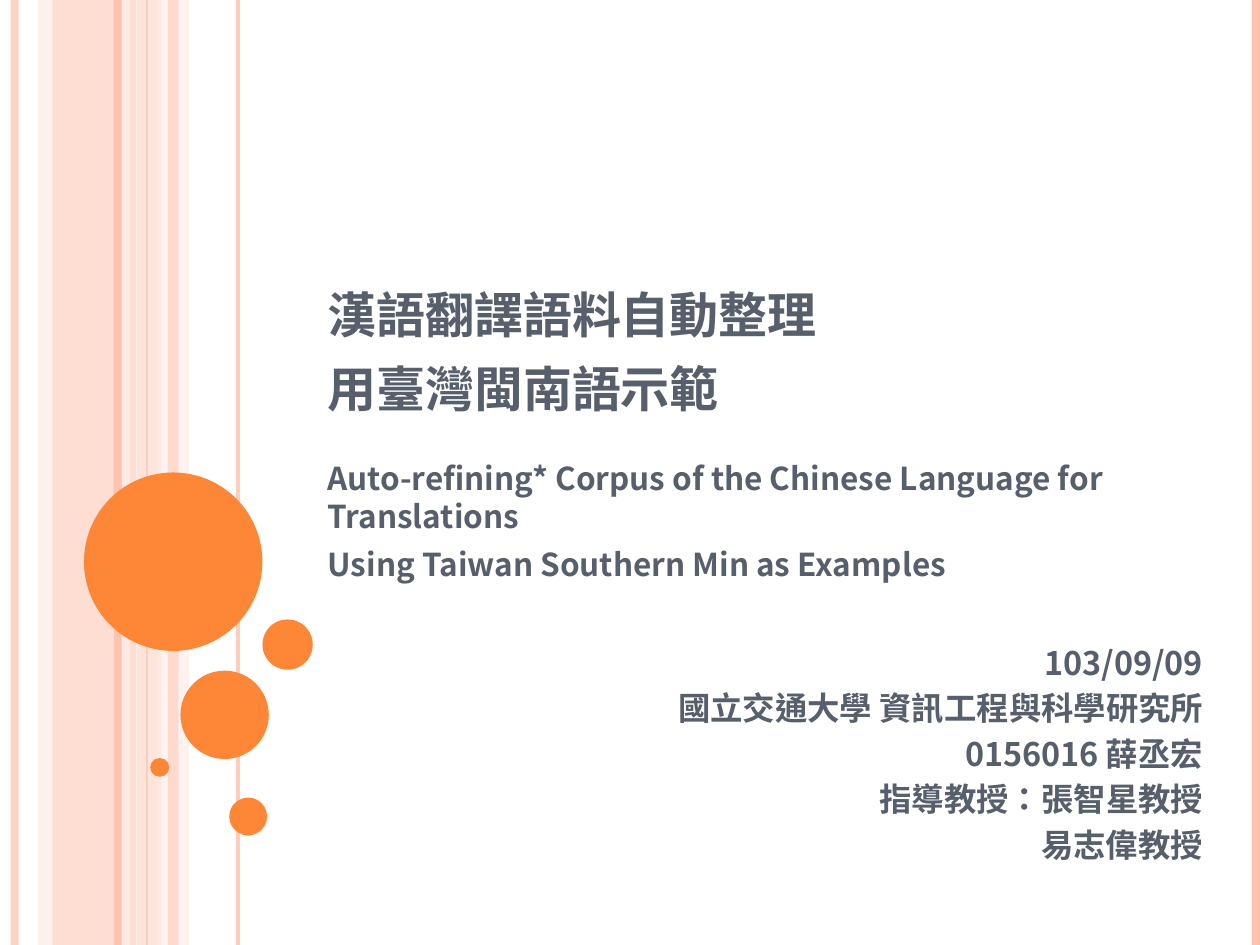
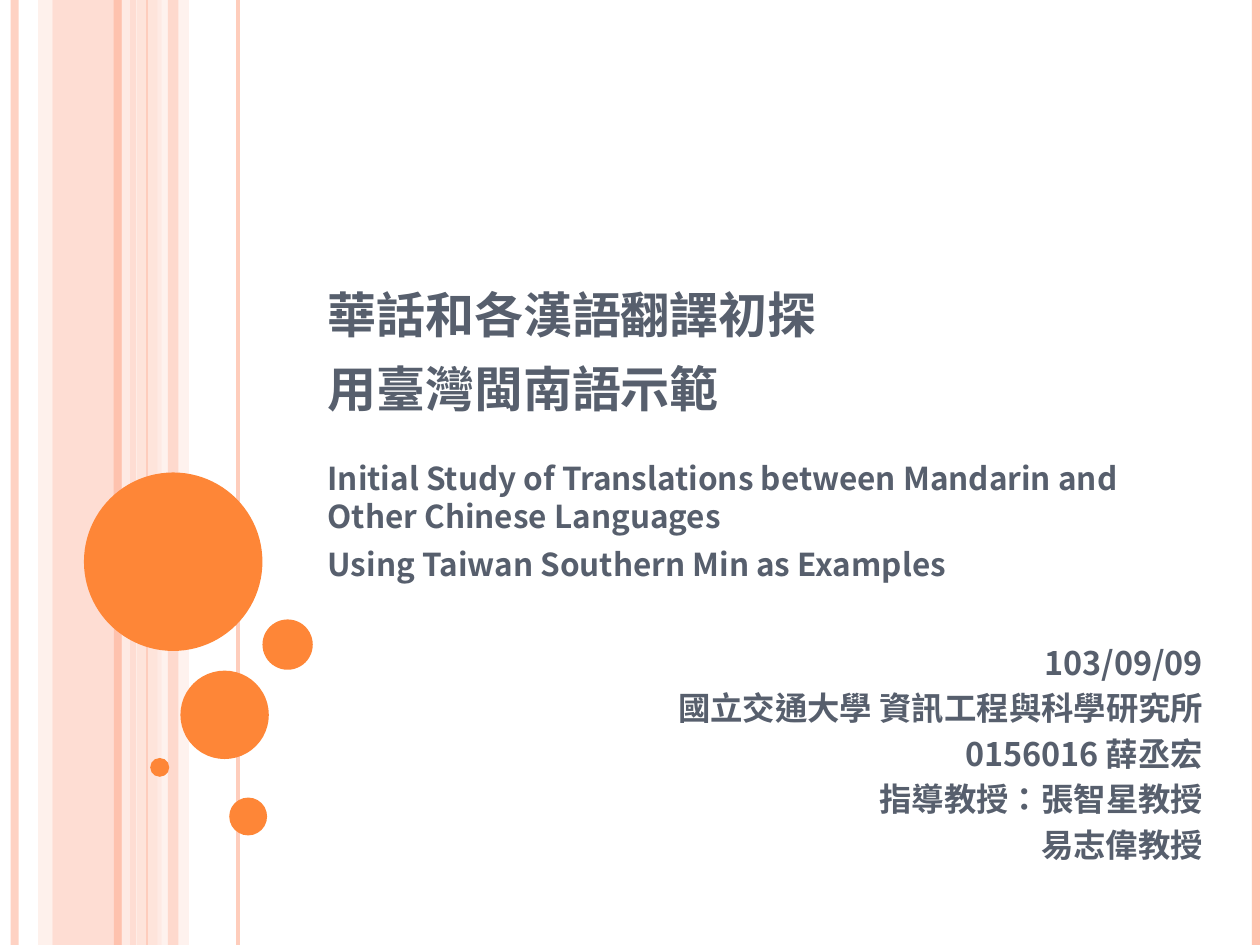
Before and after one commit to sih4sing5hong5/po3-ko3_tau5-iann2-phinn3, a slide deck: slide 1 of 翻譯報告.pptx. Drawn at 1260x945 pixels with LibreOffice and Linux fonts; fonts in the diff are those of the drawing; background and template pictures are left out. Boxes give left, top, right and bottom in pixels: in the first picture for what was removed or moved away, otherwise in the second. Text is boxed around its words. In the diff, an @@ line names an element or a change of style, - is before the commit and + after.

```diff
--- a/翻譯報告.pptx
+++ b/翻譯報告.pptx
@@ title at bbox=[327, 291, 816, 412]: text changed @@
-漢語翻譯語料自動整理
-用臺灣閩南語示範
+華話和各漢語翻譯初探
+用臺灣閩南語示範
@@ subtitle at bbox=[328, 464, 1117, 536]: text changed @@
-Auto-refining* Corpus of the Chinese Language for Translations
+Initial Study of Translations between Mandarin and Other Chinese Languages
```
Also in this commit, not shown: 4 other slides changed, 2 slides added.
